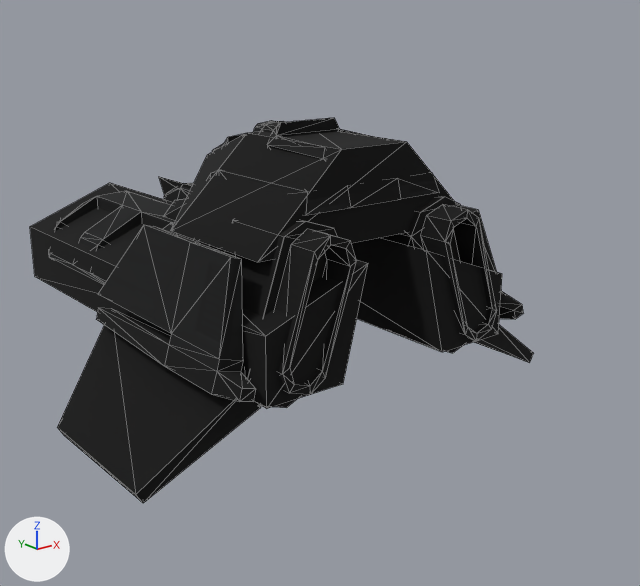
One commit to the glTF model packs/tribes2/config/AssetPacks/tribes2/t2_vehicle_air_hapc.glb: the scene before it, then after it.
Both versions are drawn from a camera (50 mm lens) standing at (-16.2, -22.3, 6.1) and looking at (0.7, -1.1, -2.4). Arrows for +X, +Y and +Z are at lower left; the lights stay in place. The first picture is the older version. Mesh edges are drawn as thin lines. Objects named as collision shapes, trigger or cutter boxes, shadow casters or lower levels of detail are left out. Where no turn or scale is listed for an object, it has been applied to the vertices.

In view in the first picture: 'ArmL128', 'BurnerL128', 'Carriage128', 'EngineL128', 'EngineR128', 'LOS_2_0', 'LOS_3_0', 'LOS_4_0', 'LOS_5_0', 'ShoulderL128', 'WingL128', 'WingR128' and 5 more.
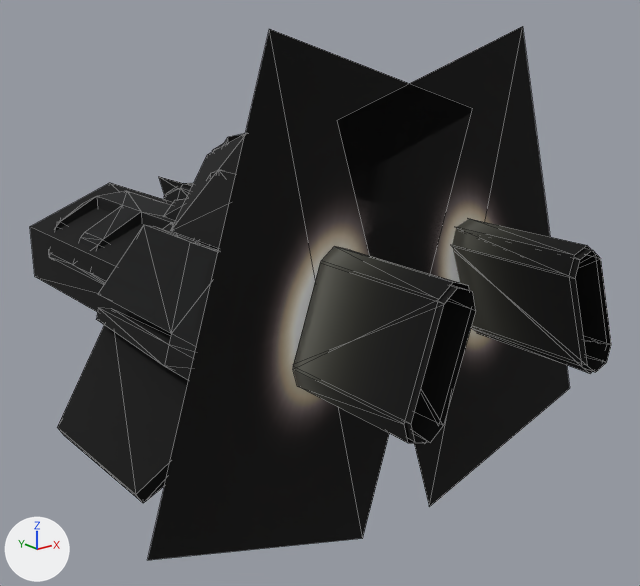
What changed in the scene script:
```text
Add img_jetflare2:
    img_jetflare2 = load_image('jetflare2', 't2_jetflare2.png', 128, 128, 'sRGB')
Add img_jets00:
    img_jets00 = load_image('jets00', 't2_jets00.png', 64, 64, 'sRGB')
Add mat_jetflare2:
    mat_jetflare2 = principled_material('jetflare2')
    mat_jetflare2.texture = img_jetflare2
    mat_jetflare2.roughness = 1.0
Add mat_jets00:
    mat_jets00 = principled_material('jets00')
    mat_jets00.texture = img_jets00
    mat_jets00.roughness = 1.0
Add me_flarelmb:
    me_flarelmb.from_pydata(...)  # 4 vertices, 2 faces; spans x -3.54..3.54, y -6.26..6.26, z 0.0
    me_flarelmb.materials.append(mat_jetflare2)  # picture img_jetflare2
Add me_flarermb:
    me_flarermb.from_pydata(...)  # 4 vertices, 2 faces; spans x -3.51..3.51, y -6.26..6.26, z 0.0
    me_flarermb.materials.append(mat_jetflare2)  # picture img_jetflare2
Add me_jettraillb:
    me_jettraillb.from_pydata(...)  # 16 vertices, 16 faces; spans x -0.94..0.94, y -1.73..1.73, z -2.17..2.17
    me_jettraillb.materials.append(mat_jets00)  # picture img_jets00
Add me_jettrailrb:
    me_jettrailrb.from_pydata(...)  # 16 vertices, 16 faces; spans x -0.94..0.94, y -1.73..1.73, z -2.17..2.17
    me_jettrailrb.materials.append(mat_jets00)  # picture img_jets00
Add me_jettraill:
    me_jettraill.from_pydata(...)  # 16 vertices, 16 faces; spans x -0.99..0.99, y -1.82..1.82, z -2.01..2.01
    me_jettraill.materials.append(mat_jets00)  # picture img_jets00
Add me_jettrailr:
    me_jettrailr.from_pydata(...)  # 16 vertices, 16 faces; spans x -0.99..0.99, y -1.82..1.82, z -2.01..2.01
    me_jettrailr.materials.append(mat_jets00)  # picture img_jets00
Change ob_jettrailr128:
    ob_jettrailr128: bpy.data.objects.new('JetTrailR128', None) -> bpy.data.objects.new('JetTrailR128', me_jettrailr)
Change ob_jettraill128:
    ob_jettraill128: bpy.data.objects.new('JetTrailL128', None) -> bpy.data.objects.new('JetTrailL128', me_jettraill)
Change ob_jettrailrb128:
    ob_jettrailrb128: bpy.data.objects.new('JetTrailRB128', None) -> bpy.data.objects.new('JetTrailRB128', me_jettrailrb)
Change ob_jettraillb128:
    ob_jettraillb128: bpy.data.objects.new('JetTrailLB128', None) -> bpy.data.objects.new('JetTrailLB128', me_jettraillb)
Change ob_flarermb128:
    ob_flarermb128: bpy.data.objects.new('FlareRMB128', None) -> bpy.data.objects.new('FlareRMB128', me_flarermb)
Change ob_flarelmb128:
    ob_flarelmb128: bpy.data.objects.new('FlareLMB128', None) -> bpy.data.objects.new('FlareLMB128', me_flarelmb)
```

Changed parts and their boxes [x1, y1, x2, y2] in the pictures (640 x 586 px):
'FlareLMB128', now drawn
    after: [148, 29, 472, 560]
'FlareRMB128', now drawn
    after: [337, 26, 570, 507]
'JetTrailL128', now drawn
    after: [293, 246, 469, 444]
'JetTrailR128', now drawn
    after: [452, 219, 593, 373]
'JetTrailLB128', now drawn
    after: [293, 262, 476, 443]
'JetTrailRB128', now drawn
    after: [569, 248, 611, 372]
'LOS_2_0', unchanged, covered by the edit
    before: [171, 131, 454, 262]
    after: [171, 134, 245, 248]
'LOS_4_0', unchanged, covered by the edit
    before: [159, 177, 502, 352]
    after: [159, 177, 192, 196]
'EngineL128', unchanged, covered by the edit
    before: [225, 220, 357, 395]
'EngineR128', unchanged, covered by the edit
    before: [381, 196, 497, 341]
